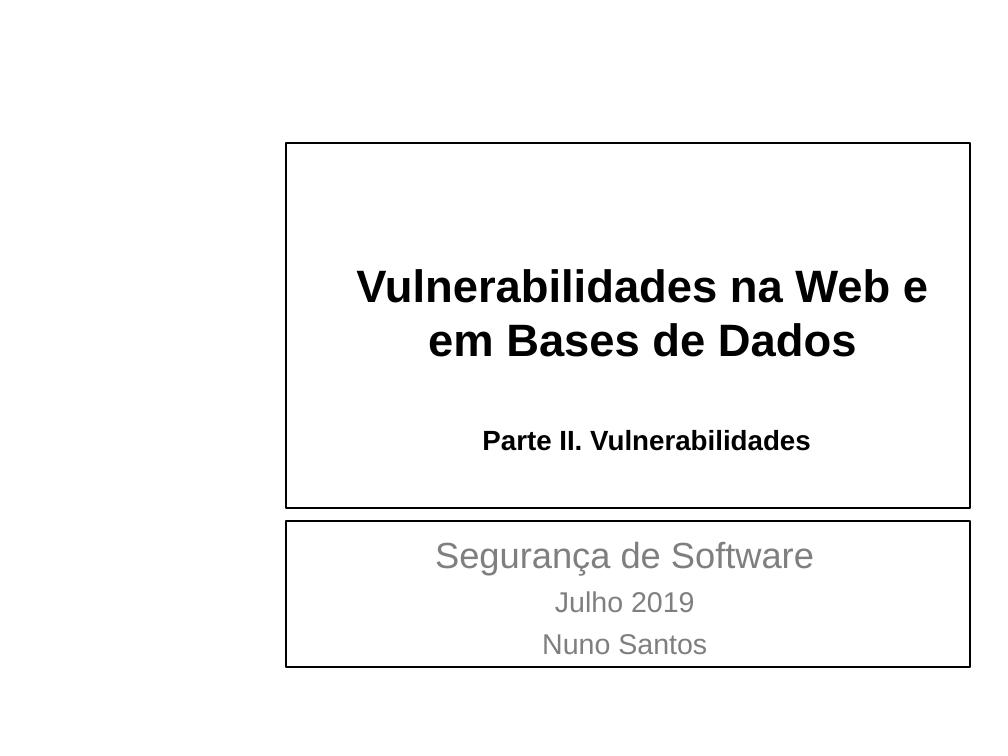
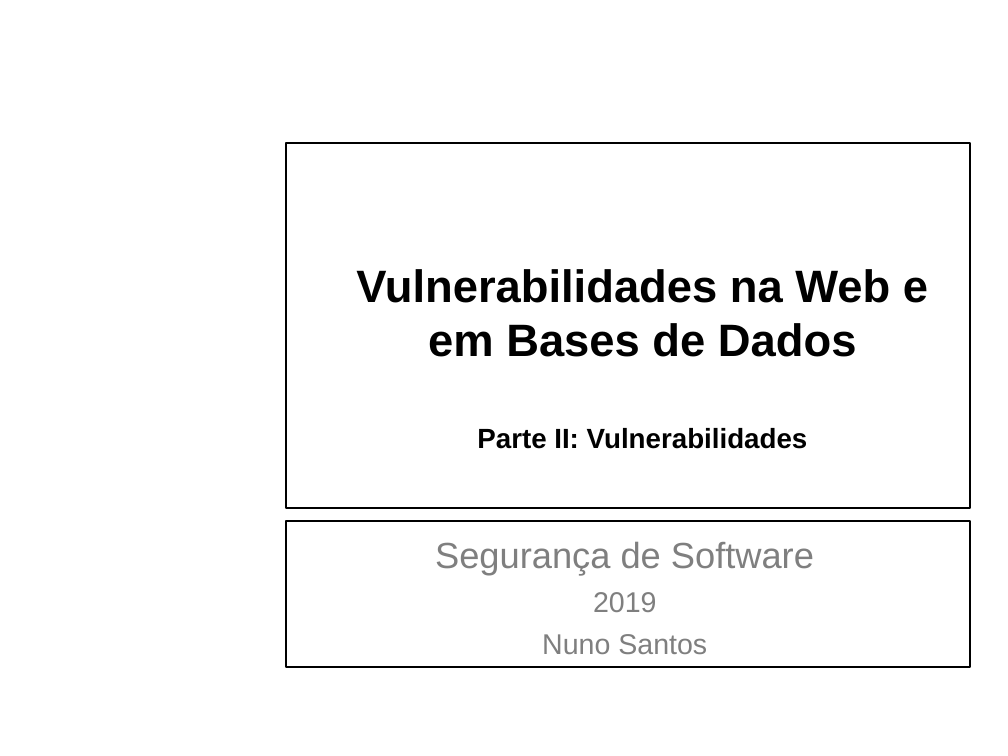
Before and after one commit to nuno-santos/acite2019, a slide deck: slide 1 of teoricas/acite2019-05-web_bd.pptx. Drawn at 1008x756 pixels with LibreOffice and Linux fonts; fonts in the diff are those of the drawing; background and template pictures are left out. Boxes give left, top, right and bottom in pixels: in the first picture for what was removed or moved away, otherwise in the second. Text is boxed around its words. In the diff, an @@ line names an element or a change of style, - is before the commit and + after.

```diff
--- a/teoricas/acite2019-05-web_bd.pptx
+++ b/teoricas/acite2019-05-web_bd.pptx
@@ title at (x1=356, y1=269, x2=928, y2=449): text changed @@
-Vulnerabilidades na Web e em Bases de Dados
-Parte II. Vulnerabilidades
+Vulnerabilidades na Web e em Bases de Dados
+Parte II: Vulnerabilidades
@@ subtitle at (x1=593, y1=592, x2=657, y2=612): text changed @@
-Julho 2019
+2019
```
Also in this commit, not shown: 7 other slides changed, 14 slides added, 3 slides removed.
